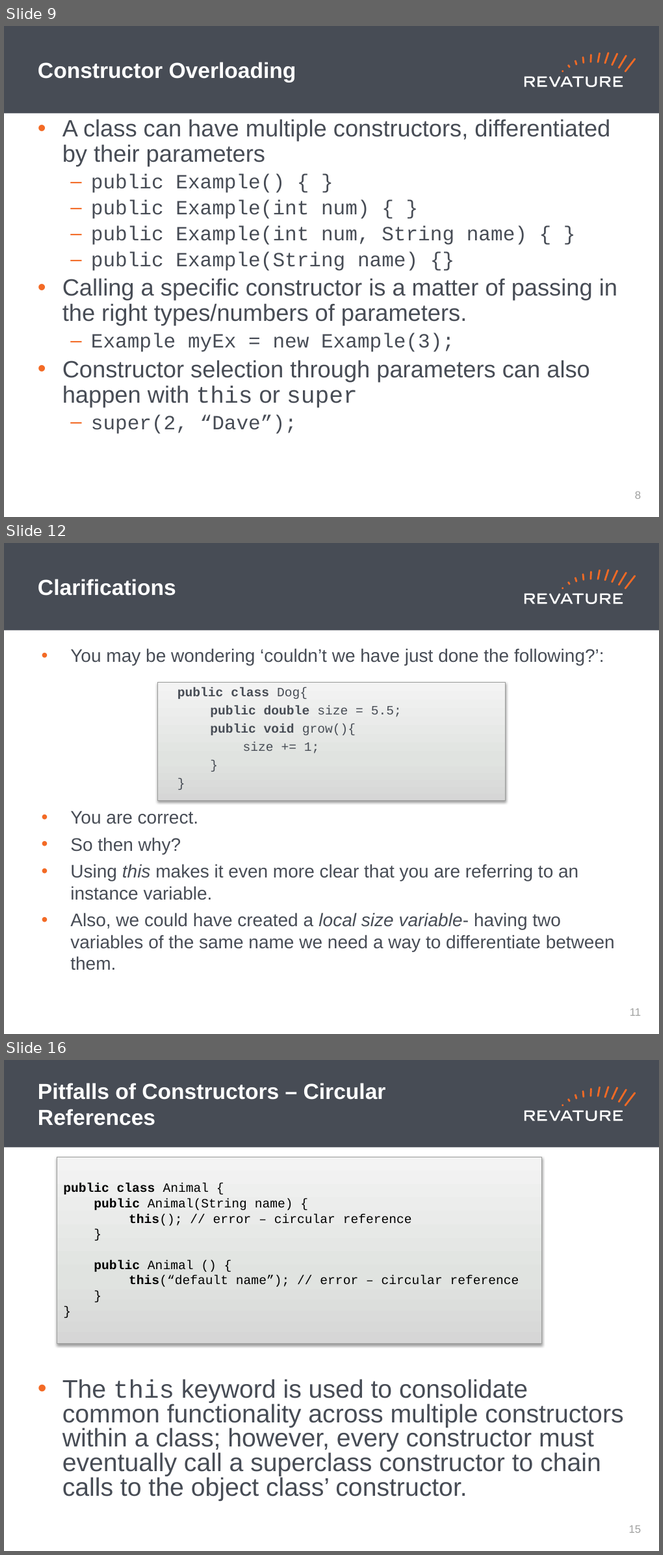
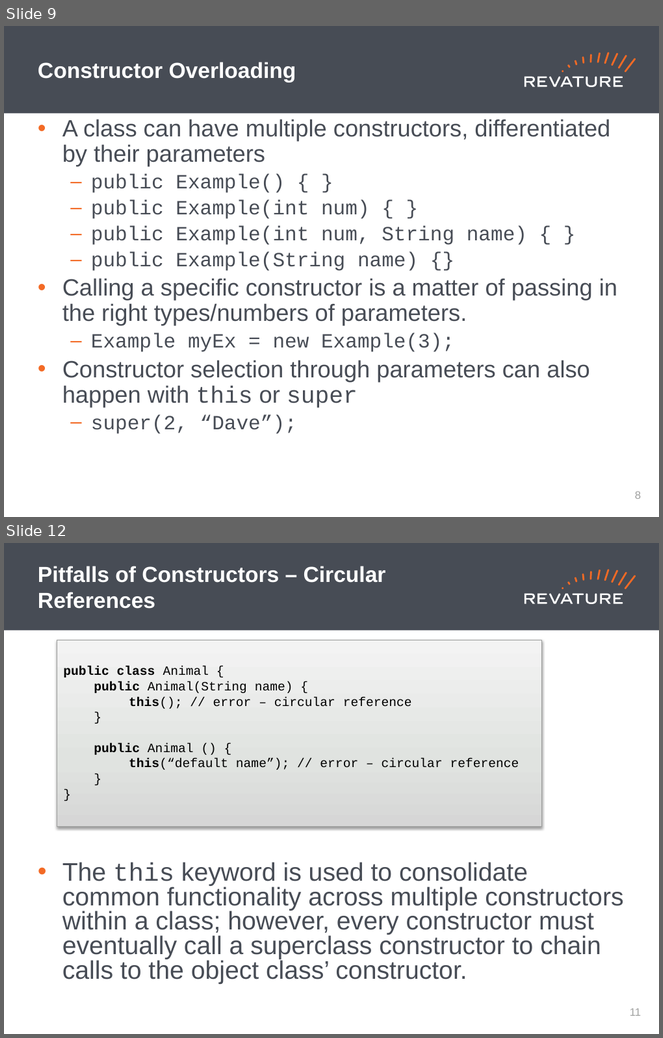
Before and after one commit to jhigherevature/210517JMSA, a slide deck: powerpoints/Day_7.pptx. Shown one above the other, each under a label of ours: slides 9, 12 and 16 before the commit, slides 9 and 12 after it; the slides between them are not shown. The pictures are 663x1555 and 663x1038 pixels, drawn with LibreOffice and Linux fonts; fonts in the diff are those of the drawing. Boxes give left, top, right and bottom in pixels: in the first picture for what was removed or moved away, otherwise in the second. Text is boxed around its words. In the diff, an @@ line names an element or a change of style, - is before the commit and + after.

Commit message:
Update to Day 7 powerpoint

```diff
--- a/powerpoints/Day_7.pptx
+++ b/powerpoints/Day_7.pptx
@@ slide 12 removed at (4,543,659,1034), background #FFFFFF; not listed: 19 template elements that a slide beside it also shows @@
@@ title removed at (38,579,176,596) @@
-Clarifications
@@ text removed at (70,648,615,971) @@
-• You may be wondering ‘couldn’t we have just done the following?’:
-• You are correct.
-• So then why?
-• Using this makes it even more clear that you are referring to an instance variable.
-• Also, we could have created a local size variable- having two variables of the same name we need a way to differentiate between them.
@@ rectangle removed at (158,683,505,801) @@
-  public class Dog{
-  public double size = 5.5;
-  public void grow(){
-  size += 1;
-  }
-  }
@@ page number removed at (630,1008,641,1016) @@
-11
@@ what was slide 16 is now slide 12 @@
@@ page number at (630,1008,641,1016): text changed @@
-15
+11
```
Also in this commit, not shown: 2 slides changed, 3 other slides removed.
